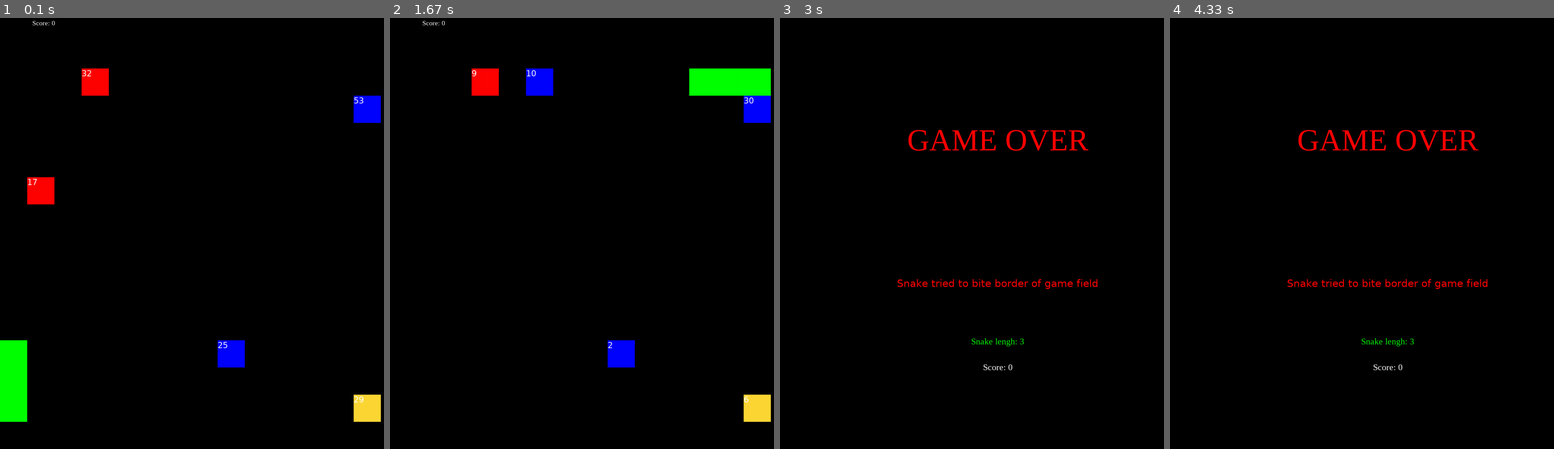
Above: before the commit, frames 1-4 (left to right).
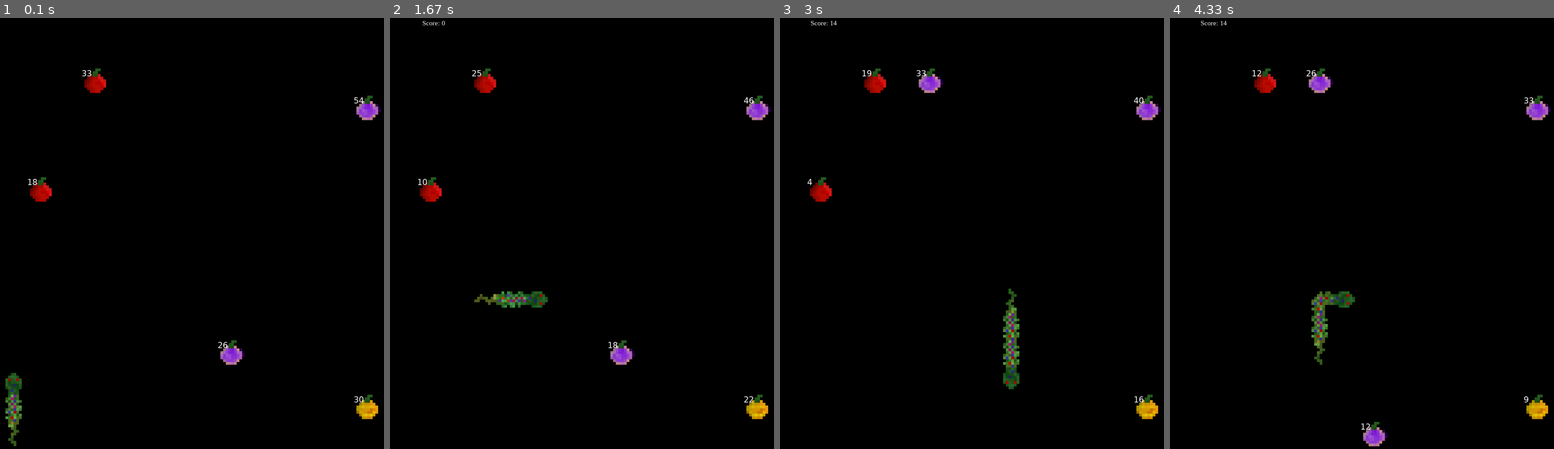
Above: after the commit, the same moments.

Repository: nikelborm/python_snake
Game: pygame game, started from main.py
Two runs of this game, one before a commit and one after it. Both use one fixed random seed, a clock stepped at 60 frames per second and the inputs below.
Inputs:
- Up to frame 1 (0.1 s): no input
- Up to frame 2 (1.67 s): hold Right 0.33-0.8 s; hold Up 0.83-1.27 s; hold Right from 1.3 s (still down)
- Up to frame 3 (3 s): release Right at 1.8 s; hold Down 2.4-2.95 s; hold Left from 2.98 s (still down)
- Up to frame 4 (4.33 s): release Left at 3.53 s; hold Up 3.57-4.12 s; hold Right from 4.15 s (still down)

The runs differ from the first frame. In frame 1, 3.8% of the frame differs, in the area x 0-100%, y 0-100%; in frame 2, 4.4%, in the area x 7-100%, y 11-94%; in frame 3, 3.2%; in frame 4, 3.3%.

Commit message:
quick save: Sat Nov 16 04:53:42 MSK 2024

Diff:
--- a/constant.py
+++ b/constant.py
@@ -2,7 +2,10 @@
 from direction import Direction
 from position import Position
 
-# Difficulty settings (Speed)
+# At the moment difficulty doesn't depend only on this number, because
+# speed will feel different on different grid sizes
+
+# Speed settings (FPS basically)
 # Easy       ->    10
 # Medium     ->    15
 # Hard       ->    20
@@ -10,10 +13,10 @@
 # Very hard  ->    30
 # Insane     ->    60 - use it only if you have 40 years old PC
 # Impossible ->    120
-DIFFICULTY = 15
+SPEED = 5 # 5 feels quite nice and playable at 16 * 16 grid
 
-CELL_RENDERER = 'color'
-# CELL_RENDERER = 'asset'
+# CELL_RENDERER = 'color'
+CELL_RENDERER = 'asset'
 
 GAME_GRID_X_SIZE_IN_GAME_CELLS = 16
 GAME_GRID_Y_SIZE_IN_GAME_CELLS = 16
--- a/pyGameWindowController.py
+++ b/pyGameWindowController.py
@@ -6,7 +6,7 @@
 from position import Position
 import pygame
 from pygame import surface, color, rect
-from constant import CELL_SIZE_IN_PIXELS, DIFFICULTY, GREEN, WHITE, \
+from constant import CELL_SIZE_IN_PIXELS, SPEED, GREEN, WHITE, \
     WINDOW_SIZE_Y, \
     GAME_FIELD_BACKGROUND_COLOR, GAME_OVER_TEXT_COLOR, USE_PREDEFINED_STEPS, \
     WINDOW_SIZE_X, GAME_OVER_BACKGROUND_COLOR, changeablePredefinedSteps
@@ -18,7 +18,7 @@
 
     def updadeScreen(self, *rectsToRerender: rect.Rect):
         pygame.display.update(list(rectsToRerender))
-        self.__gameClock.tick(DIFFICULTY)
+        self.__gameClock.tick(SPEED)
 
     def drawAsset(self, sourceAsset: surface.Surface, position: Position):
         assetRect = sourceAsset.get_rect(**self.__getCellRectFrom(position))
Not shown, added: README.md
Binary file added: readme_assets/Screenshot From 2024-11-16 04-50-03.png
Binary file added: readme_assets/Screenshot From 2024-11-16 04-50-13.png
